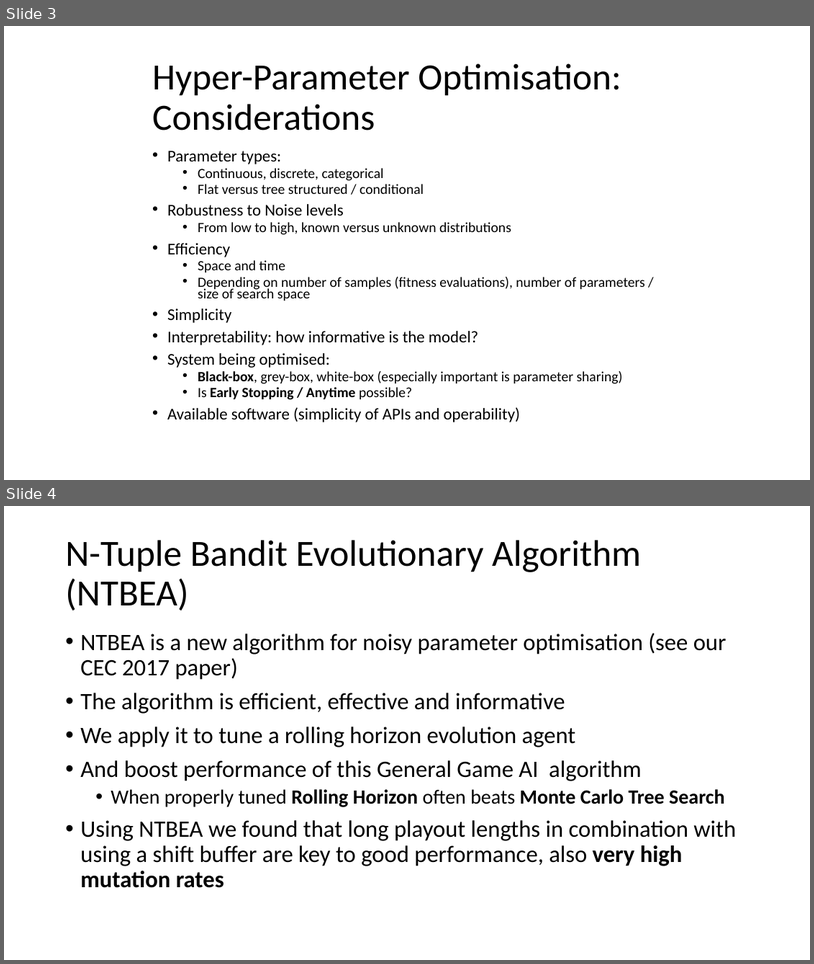
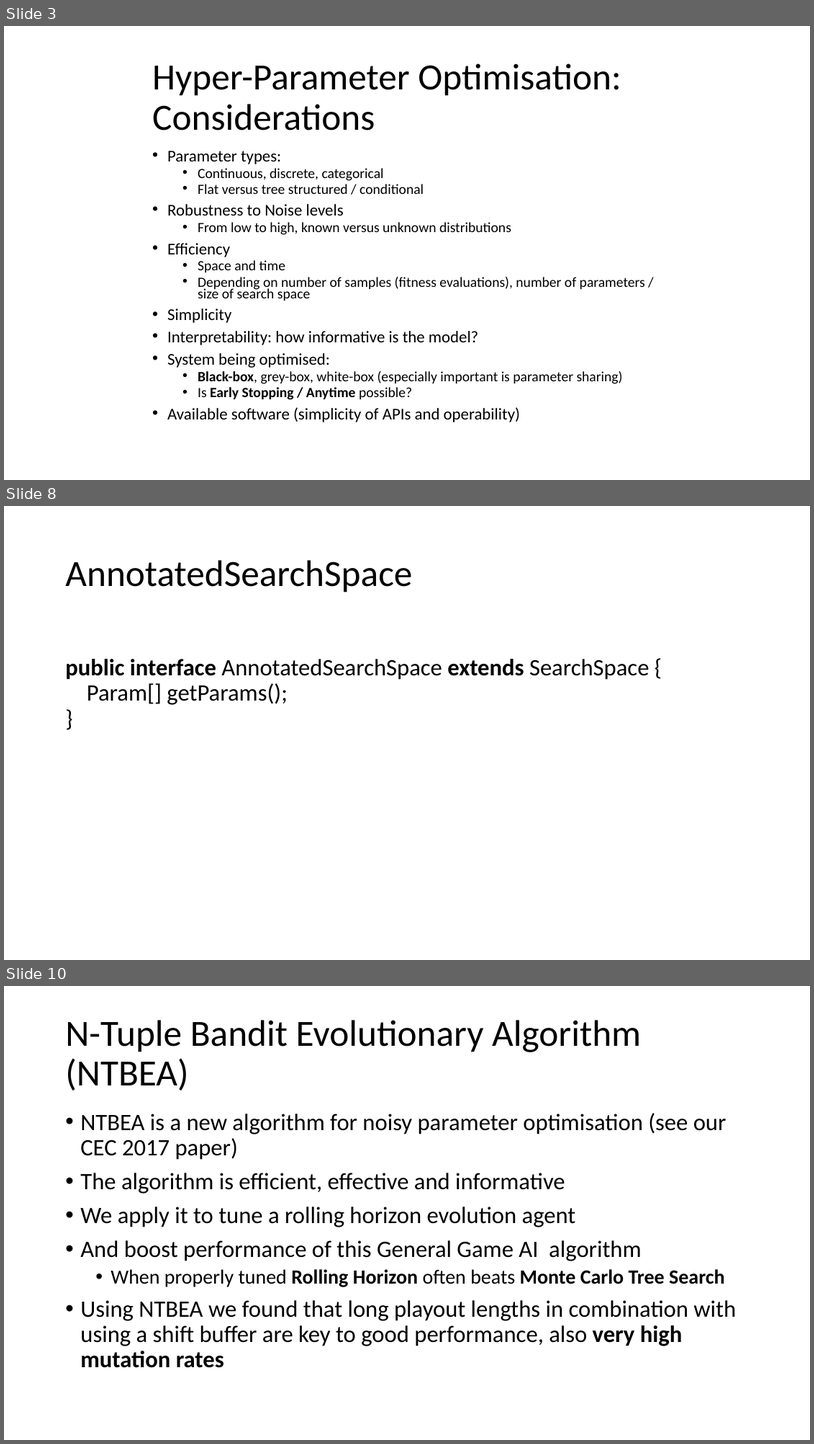
Before and after one commit to GAIGResearch/AIGD2, a slide deck: lectures/NTBEA 2019.pptx. Shown one above the other, each under a label of ours: slides 3 and 4 before the commit, slides 3, 8 and 10 after it; the slides between them are not shown. The pictures are 814x964 and 814x1444 pixels, drawn with LibreOffice and Linux fonts; fonts in the diff are those of the drawing. Boxes give left, top, right and bottom in pixels: in the first picture for what was removed or moved away, otherwise in the second. Text is boxed around its words. In the diff, an @@ line names an element or a change of style, - is before the commit and + after.

```diff
--- a/lectures/NTBEA 2019.pptx
+++ b/lectures/NTBEA 2019.pptx
@@ slide 8 added at (4, 506, 810, 960), background #FFFFFF @@
@@ title added at (65, 560, 412, 592), 44 pt, text #000000 @@
+AnnotatedSearchSpace
@@ text added at (65, 659, 649, 705), 28 pt, text #000000 @@
+public interface AnnotatedSearchSpace extends SearchSpace {
+Param[] getParams();
+}
@@ what was slide 4 is now slide 10 @@
```
Also in this commit, not shown: 5 other slides added, 3 other files.
